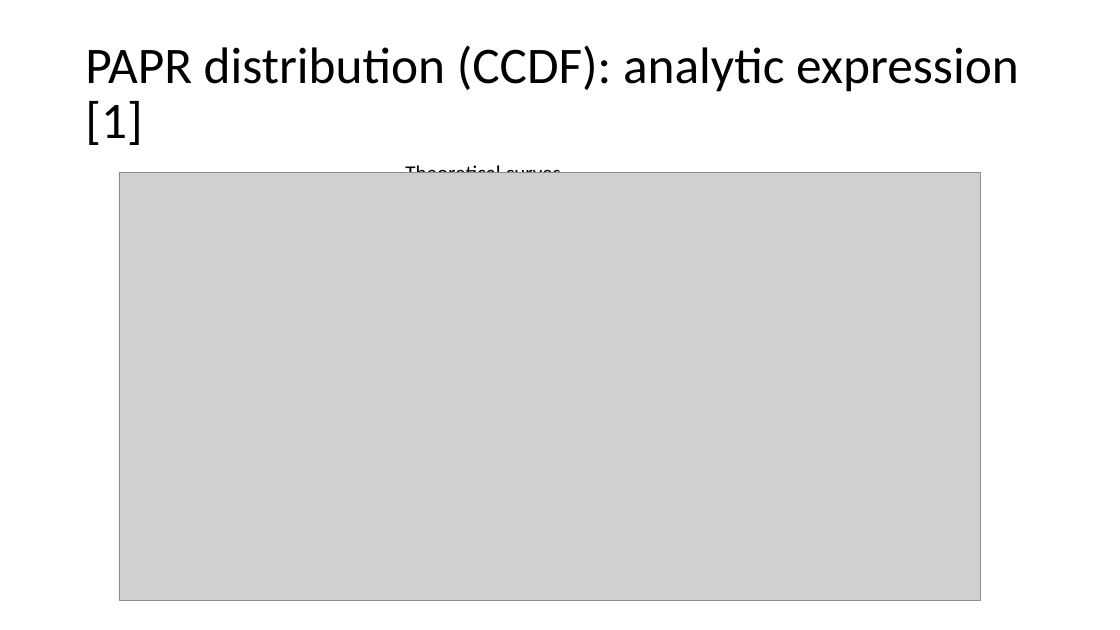
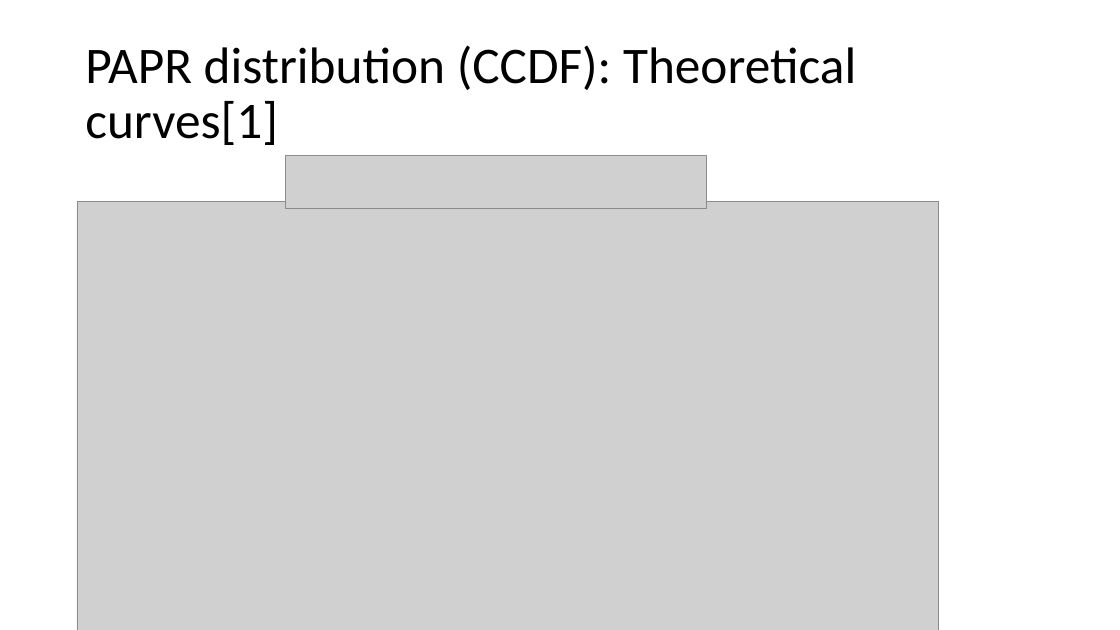
Before and after one commit to liorkissos/VLF-Simulations, a slide deck: slide 11 of PAPR Reduction- PTS.pptx. Drawn at 1120x630 pixels with LibreOffice and Linux fonts; fonts in the diff are those of the drawing; grey boxes stand for pictures. Boxes give left, top, right and bottom in pixels: in the first picture for what was removed or moved away, otherwise in the second. Text is boxed around its words. In the diff, an @@ line names an element or a change of style, - is before the commit and + after.

```diff
--- a/PAPR Reduction- PTS.pptx
+++ b/PAPR Reduction- PTS.pptx
@@ title at (x1=85, y1=45, x2=856, y2=145): text changed @@
-PAPR distribution (CCDF): analytic expression [1]
+PAPR distribution (CCDF): Theoretical curves[1]
@@ picture added at (x1=286, y1=155, x2=707, y2=209) @@
@@ text removed at (x1=405, y1=162, x2=561, y2=173) @@
-Theoretical curves
@@ picture moved from (x1=119, y1=172, x2=981, y2=601) to (x1=77, y1=202, x2=939, y2=630) @@
```
Also in this commit, not shown: 11 other slides changed, 1 slide added, 1 other file.
